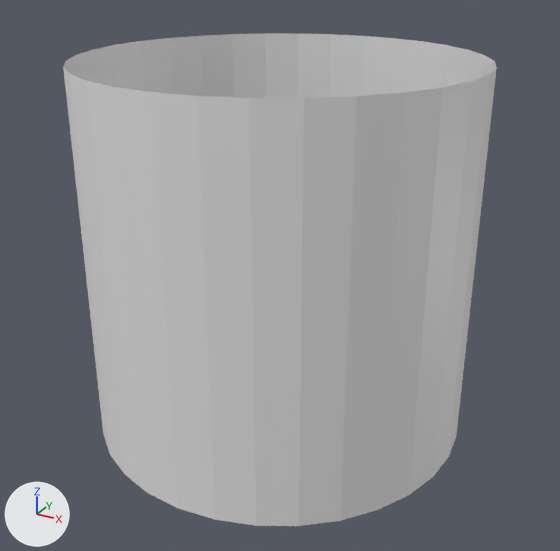
Before and after pictures for a commit that changed the FBX model Rollaball2/Assets/Models/hole_cup.fbx.
The view is the same before and after, from a 50 mm lens placed at (2.29, -4.17, 0.61), pointed at (0.04, -0.07, -1.44). The lights are fixed; the arrows at lower left show +X, +Y and +Z. The first picture is the older version. Where no turn or scale is listed for an object, it has been applied to the vertices. Vertices at exactly the same position are counted once.

The older version as bpy lines, for what is in view:
```python
me_plane_001 = bpy.data.meshes.new('Plane.001')
me_plane_001.from_pydata(...)  # 64 vertices, 33 faces; spans x -1.25..1.25, y -1.25..1.25, z -2.5..-0.06
ob_cup = bpy.data.objects.new('Cup', me_plane_001)
ob_cup.location = (0.0, 0.0, 0.0)
```
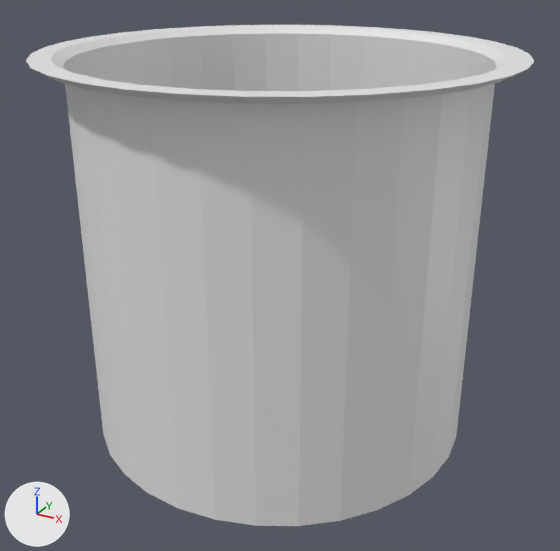
What differs and where, as boxes [x1, y1, x2, y2] in the pictures (560 x 551 px):
```json
{"object": "Cup", "change": "reshaped", "before": [63, 33, 497, 526], "after": [26, 25, 534, 526], "on screen": "17% wider"}
{"part": 1, "of": "me_plane_001", "change": "added", "after": [26, 25, 534, 104]}
```

The change, as JSON lines over the scene's bpy script:
```json
{"block": "me_plane_001", "where": "# used by ob_cup; location = (0.0, 0.0, 0.0)"}
{"op": "remove", "block": "me_plane_001", "code": "me_plane_001.from_pydata(...)  # 64 vertices, 33 faces; spans x -1.25..1.25, y -1.25..1.25, z -2.5..-0.06"}
{"op": "add", "block": "me_plane_001", "code": "me_plane_001.from_pydata(...)  # 160 vertices, 161 faces; spans x -1.44..1.44, y -1.44..1.44, z -2.5..-0.02"}
{"block": "me_plane_001", "change": "me_plane_001 part 1"}
{"block": "me_plane_001", "change": "96 vertices are added at x -1.44..1.44, y -1.44..1.44, z -0.06..-0.02"}
{"block": "me_plane_001", "change": "128 new faces join them"}
```
